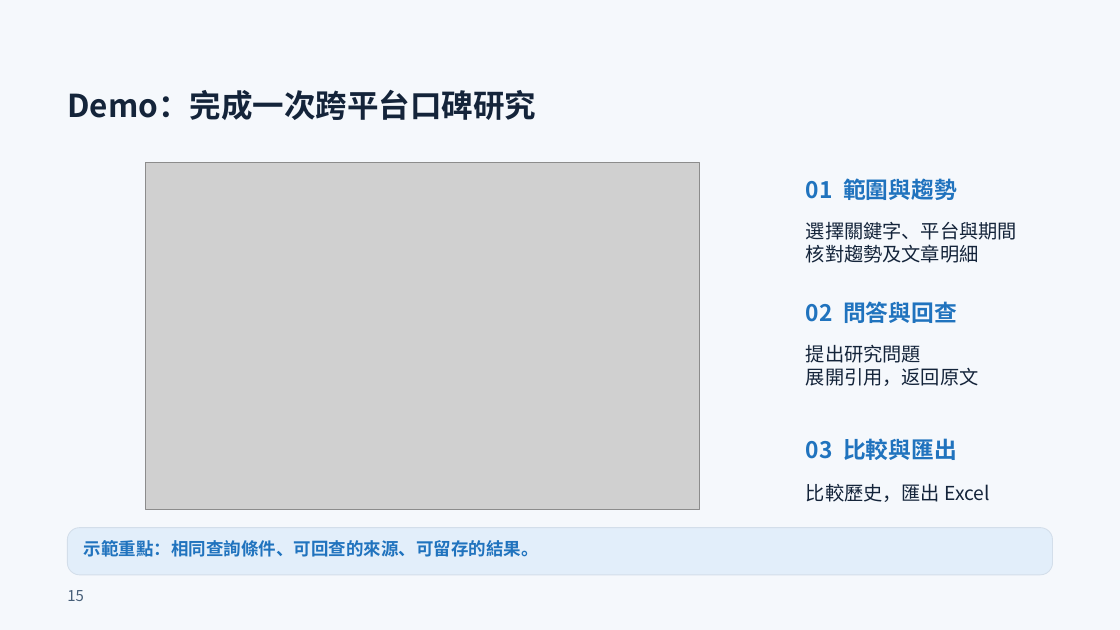
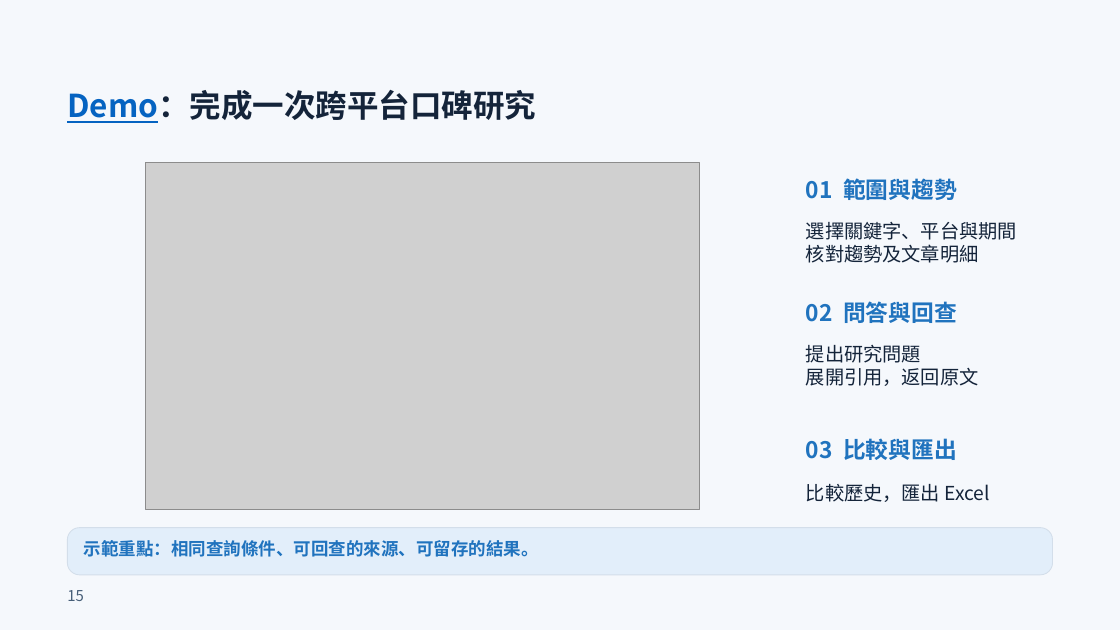
Before and after one commit to xujiaquan05/115405, a slide deck: slide 15 of output/ppt-review-20261011/final/MeBOD_複審簡報_第二輪修訂版.pptx. Drawn at 1120x630 pixels with LibreOffice and Linux fonts; fonts in the diff are those of the drawing; grey boxes stand for pictures. Boxes give left, top, right and bottom in pixels: in the first picture for what was removed or moved away, otherwise in the second. Text is boxed around its words. In the diff, an @@ line names an element or a change of style, - is before the commit and + after.

```diff
--- a/output/ppt-review-20261011/final/MeBOD_複審簡報_第二輪修訂版.pptx
+++ b/output/ppt-review-20261011/final/MeBOD_複審簡報_第二輪修訂版.pptx
@@ text "Demo：完成一次跨平台口碑研究" at bbox=[67, 90, 536, 123]: text colour #14243A to #0563C1, underline on in "Demo：完成一次跨平台口碑研究" @@
```
Also in this commit, not shown: 6 other slides changed, 2 other files.
